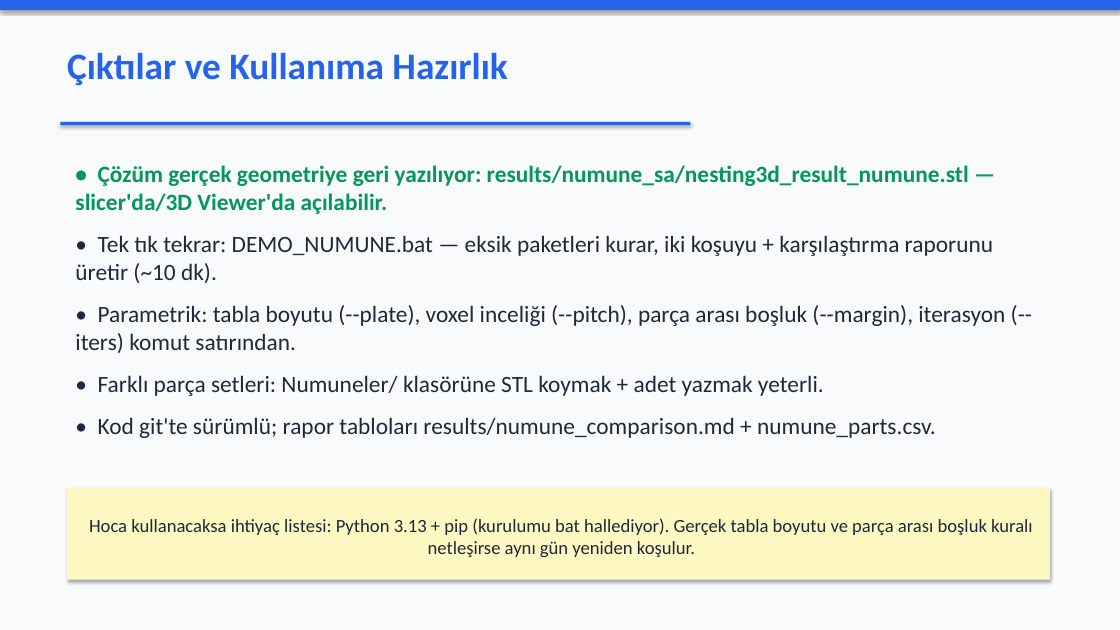
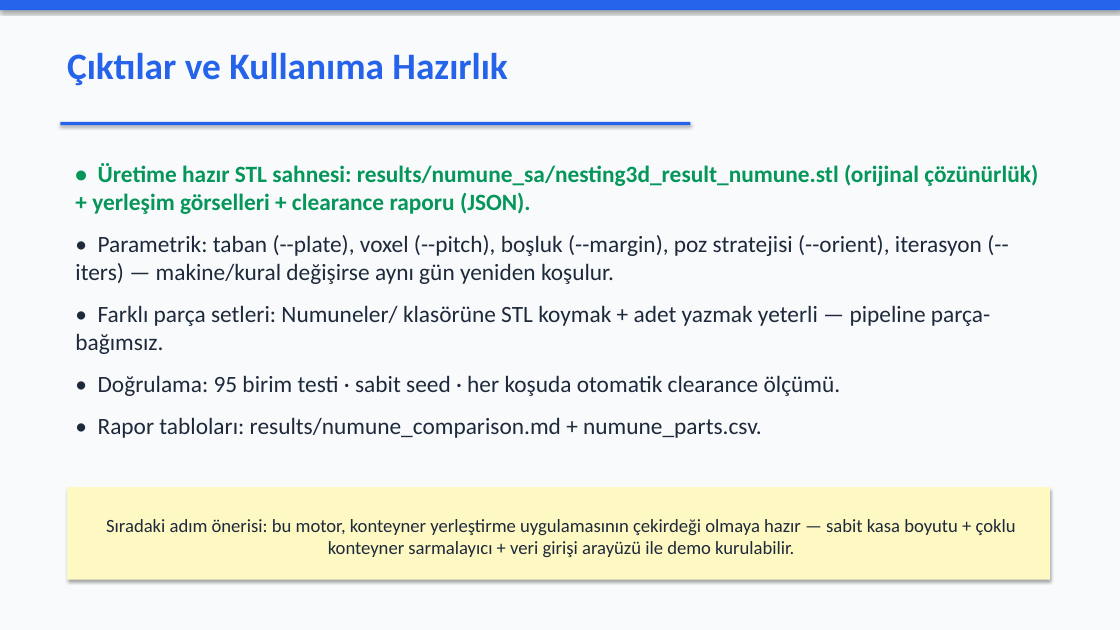
Before and after one commit to Eren845205/ie488-3d-nesting, a slide deck: slide 12 of SUNUM_NUMUNE.pptx (slide 9 before the commit). Drawn at 1120x630 pixels with LibreOffice and Linux fonts; fonts in the diff are those of the drawing. Boxes give left, top, right and bottom in pixels: in the first picture for what was removed or moved away, otherwise in the second. Text is boxed around its words. In the diff, an @@ line names an element or a change of style, - is before the commit and + after.

```diff
--- a/SUNUM_NUMUNE.pptx
+++ b/SUNUM_NUMUNE.pptx
@@ text at [75,163,1038,438]: text changed @@
-• Çözüm gerçek geometriye geri yazılıyor: results/numune_sa/nesting3d_result_numune.stl — slicer'da/3D Viewer'da açılabilir.
-• Tek tık tekrar: DEMO_NUMUNE.bat — eksik paketleri kurar, iki koşuyu + karşılaştırma raporunu üretir (~10 dk).
-• Parametrik: tabla boyutu (--plate), voxel inceliği (--pitch), parça arası boşluk (--margin), iterasyon (--iters) komut satırından.
-• Farklı parça setleri: Numuneler/ klasörüne STL koymak + adet yazmak yeterli.
-• Kod git'te sürümlü; rapor tabloları results/numune_comparison.md + numune_parts.csv.
+• Üretime hazır STL sahnesi: results/numune_sa/nesting3d_result_numune.stl (orijinal çözünürlük) + yerleşim görselleri + clearance raporu (JSON).
+• Parametrik: taban (--plate), voxel (--pitch), boşluk (--margin), poz stratejisi (--orient), iterasyon (--iters) — makine/kural değişirse aynı gün yeniden koşulur.
+• Farklı parça setleri: Numuneler/ klasörüne STL koymak + adet yazmak yeterli — pipeline parça-bağımsız.
+• Doğrulama: 95 birim testi · sabit seed · her koşuda otomatik clearance ölçümü.
+• Rapor tabloları: results/numune_comparison.md + numune_parts.csv.
@@ text in rectangle at [106,519,1016,557]: text changed @@
-Hoca kullanacaksa ihtiyaç listesi: Python 3.13 + pip (kurulumu bat hallediyor). Gerçek tabla boyutu ve parça arası boşluk kuralı netleşirse aynı gün yeniden koşulur.
+Sıradaki adım önerisi: bu motor, konteyner yerleştirme uygulamasının çekirdeği olmaya hazır — sabit kasa boyutu + çoklu konteyner sarmalayıcı + veri girişi arayüzü ile demo kurulabilir.
```
Also in this commit, not shown: 5 other slides changed, 6 slides added, 3 slides removed, 16 other files.
